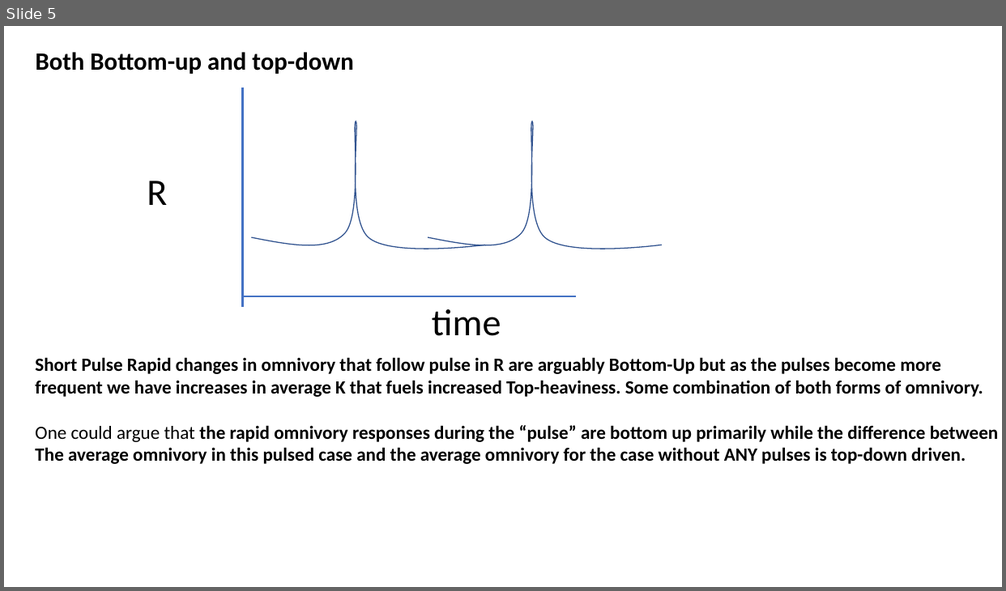
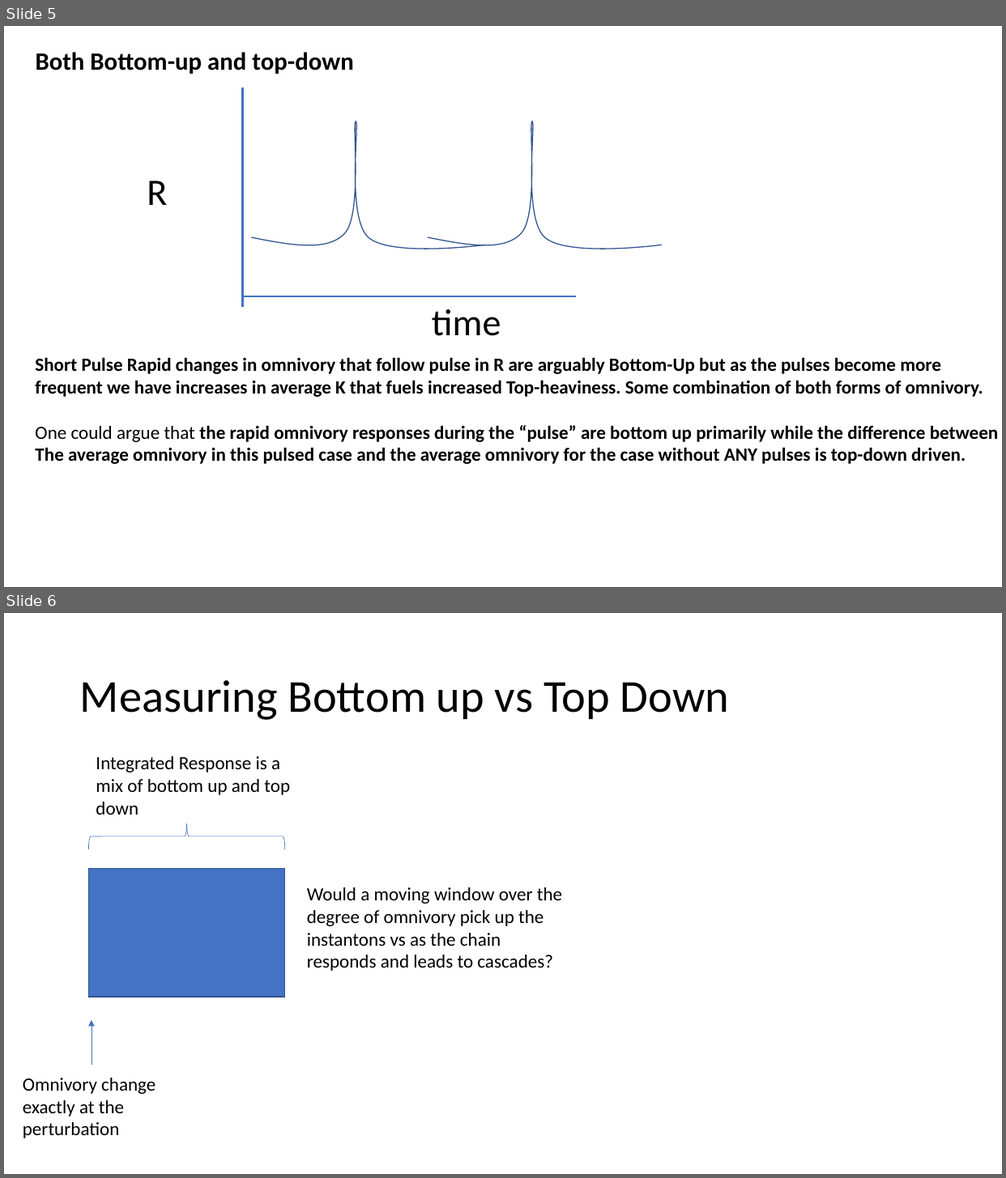
Before and after one commit to McCannLab/Labmnivory, a slide deck: doc/omnivoryThory.pptx. Shown one above the other, each under a label of ours: slide 5 before the commit, slides 5 and 6 after it. The pictures are 1006x591 and 1006x1178 pixels, drawn with LibreOffice and Linux fonts; fonts in the diff are those of the drawing. Boxes give left, top, right and bottom in pixels: in the first picture for what was removed or moved away, otherwise in the second. Text is boxed around its words. In the diff, an @@ line names an element or a change of style, - is before the commit and + after.

Commit message:
Add omnivory degree

```diff
--- a/doc/omnivoryThory.pptx
+++ b/doc/omnivoryThory.pptx
@@ slide 6 added at bbox=[4, 613, 1002, 1174], background #FFFFFF @@
@@ title added at bbox=[80, 680, 729, 720], 44 pt, text #000000 @@
+Measuring Bottom up vs Top Down
@@ text added at bbox=[96, 756, 290, 815], 18 pt, text #000000 @@
+Integrated Response is a mix of bottom up and top down
@@ left brace added at bbox=[89, 823, 285, 850], outline #4472C4 0.5 pt @@
@@ rectangle added at bbox=[88, 869, 285, 997], fill #4472C4, outline #325491 1 pt @@
@@ text added at bbox=[307, 888, 562, 971], 18 pt, text #000000 @@
+Would a moving window over the degree of omnivory pick up the instantons vs as the chain responds and leads to cascades?
@@ arrow added from (91, 1065) to (91, 1020), #4472C4 0.5 pt @@
@@ text added at bbox=[23, 1078, 155, 1139], 18 pt, text #000000 @@
+Omnivory change exactly at the perturbation
```
Also in this commit, not shown: 1 slide changed, 2 other files.
